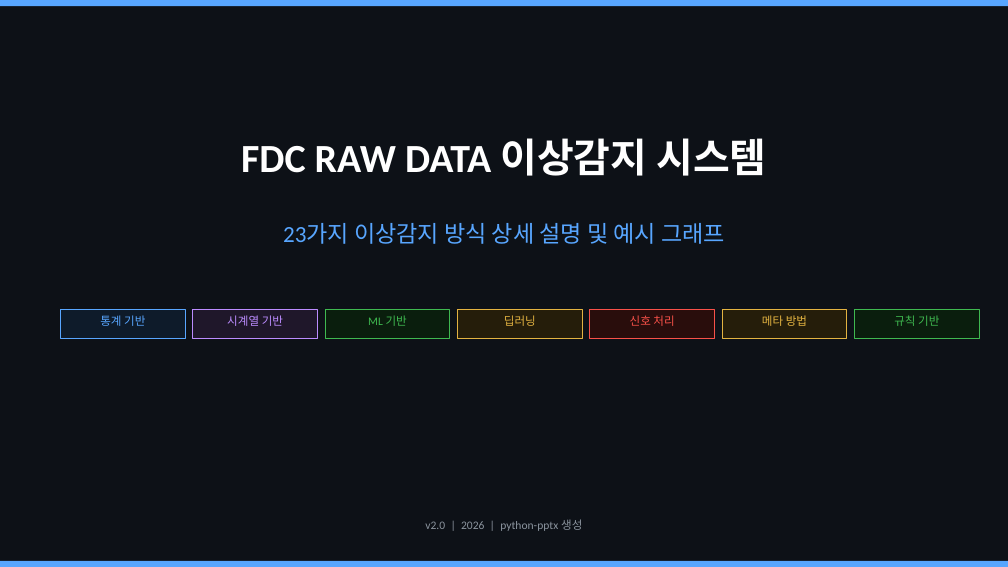
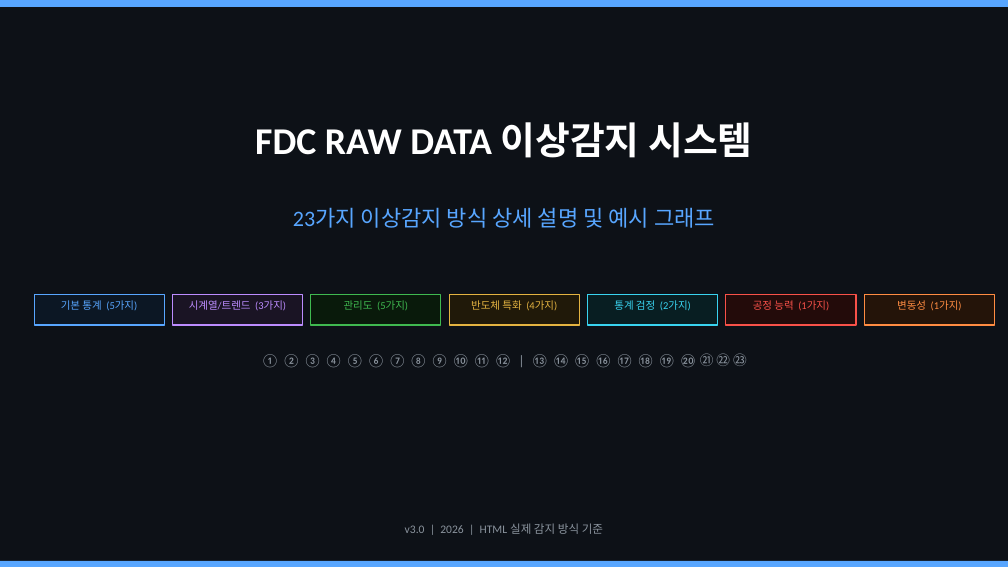
Before and after one commit to pollya32/python101, a slide deck: slide 1 of [예제 015] FDC 이상감지 시스템/FDC_이상감지_23종_상세설명.pptx. Drawn at 1008x567 pixels with LibreOffice and Linux fonts; fonts in the diff are those of the drawing. Boxes give left, top, right and bottom in pixels: in the first picture for what was removed or moved away, otherwise in the second. Text is boxed around its words. In the diff, an @@ line names an element or a change of style, - is before the commit and + after.

```diff
--- a/[예제 015] FDC 이상감지 시스템/FDC_이상감지_23종_상세설명.pptx
+++ b/[예제 015] FDC 이상감지 시스템/FDC_이상감지_23종_상세설명.pptx
@@ text "FDC RAW DATA 이상감지 시스템": place and size @@
-text "FDC RAW DATA 이상감지 시스템" at (241, 138, 766, 176)
+text "FDC RAW DATA 이상감지 시스템" at (255, 122, 752, 158)
@@ text "FDC RAW DATA 이상감지 시스템" at (255, 122, 752, 158): size 38 to 36 pt @@
@@ text "23가지 이상감지 방식 상세 설명 ...": place and size @@
-text "23가지 이상감지 방식 상세 설명 ..." at (283, 223, 725, 244)
+text "23가지 이상감지 방식 상세 설명 ..." at (293, 207, 715, 228)
@@ text "23가지 이상감지 방식 상세 설명 ..." at (293, 207, 715, 228): size 22 to 21 pt @@
@@ rectangle: place and size @@
-rectangle at (60, 310, 185, 339)
+rectangle at (34, 295, 164, 325)
@@ rectangle at (34, 295, 164, 325): fill #0E1B2A to #0C1724 @@
@@ rectangle: place and size @@
-rectangle at (193, 310, 318, 339)
+rectangle at (172, 295, 302, 325)
@@ rectangle at (172, 295, 302, 325): fill #1F172A to #1A1424 @@
@@ rectangle: place and size @@
-rectangle at (325, 310, 450, 339)
+rectangle at (311, 295, 441, 325)
@@ rectangle at (311, 295, 441, 325): fill #0A1E0D to #091A0B @@
@@ rectangle: place and size @@
-rectangle at (457, 310, 582, 339)
+rectangle at (449, 295, 579, 325)
@@ rectangle at (449, 295, 579, 325): fill #251D0A to #201909 @@
@@ rectangle: place and size @@
-rectangle at (590, 310, 715, 339)
+rectangle at (588, 295, 718, 325)
@@ rectangle at (588, 295, 718, 325): fill #290D0C to #081E22; outline #F85149 1 pt to #39D3F0 1 pt @@
@@ rectangle: place and size @@
-rectangle at (722, 310, 847, 339)
+rectangle at (726, 295, 856, 325)
@@ rectangle at (726, 295, 856, 325): fill #251D0A to #230B0A; outline #E3B341 1 pt to #F85149 1 pt @@
@@ rectangle: place and size @@
-rectangle at (854, 310, 979, 339)
+rectangle at (864, 295, 994, 325)
@@ rectangle at (864, 295, 994, 325): fill #0A1E0D to #241409; outline #3FB950 1 pt to #FF8C42 1 pt @@
@@ text at (61, 300, 137, 311): text changed; size 11 to 10 pt @@
-통계 기반
+기본 통계 (5가지)
@@ text at (189, 300, 286, 311): text changed; size 11 to 10 pt @@
-시계열 기반
+시계열/트렌드 (3가지)
@@ text added at (344, 300, 408, 310), 10 pt, text #3FB950 @@
+관리도 (5가지)
@@ text removed at (368, 315, 407, 326) @@
-ML 기반
@@ text added at (471, 300, 557, 310), 10 pt, text #E3B341 @@
+반도체 특화 (4가지)
@@ text removed at (504, 315, 536, 326) @@
-딥러닝
@@ text added at (614, 300, 691, 311), 10 pt, text #39D3F0 @@
+통계 검정 (2가지)
@@ text removed at (630, 315, 674, 326) @@
-신호 처리
@@ text added at (753, 300, 829, 311), 10 pt, text #F85149 @@
+공정 능력 (1가지)
@@ text removed at (762, 315, 807, 326) @@
-메타 방법
@@ text removed at (894, 315, 939, 326) @@
-규칙 기반
@@ text added at (897, 300, 962, 310), 10 pt, text #FF8C42 @@
+변동성 (1가지)
@@ text added at (261, 353, 747, 368), 13 pt, text #8B949E @@
+① ② ③ ④ ⑤ ⑥ ⑦ ⑧ ⑨ ⑩ ⑪ ⑫ | ⑬ ⑭ ⑮ ⑯ ⑰ ⑱ ⑲ ⑳ ㉑ ㉒ ㉓
@@ text at (405, 523, 603, 534): text changed @@
-v2.0 | 2026 | python-pptx 생성
+v3.0 | 2026 | HTML 실제 감지 방식 기준
```
Also in this commit, not shown: 11 other slides changed, 13 slides added, 13 slides removed.
